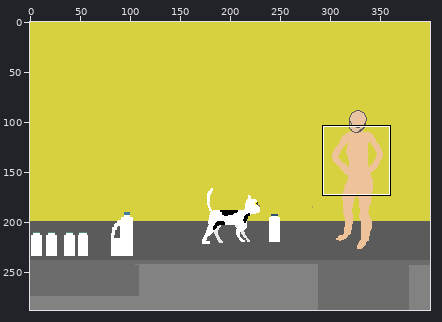
Two states of a pixel-art file, intro/delivery.aseprite. Above, an overview of the earlier version with the close-up marked.
Close-up. The starting point:
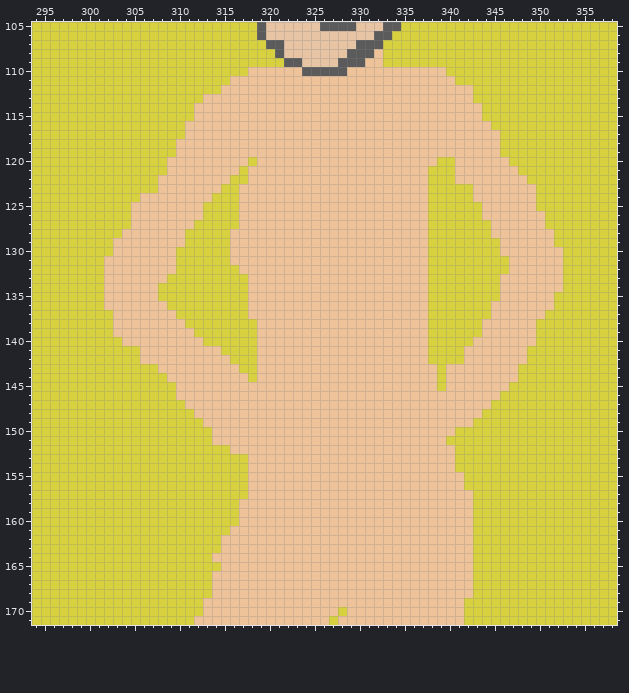
400x288 pixels, 1 frame. Colours within 5 levels of each other are drawn and written as one. Shown: x 294..358, y 105..171.
And afterwards:
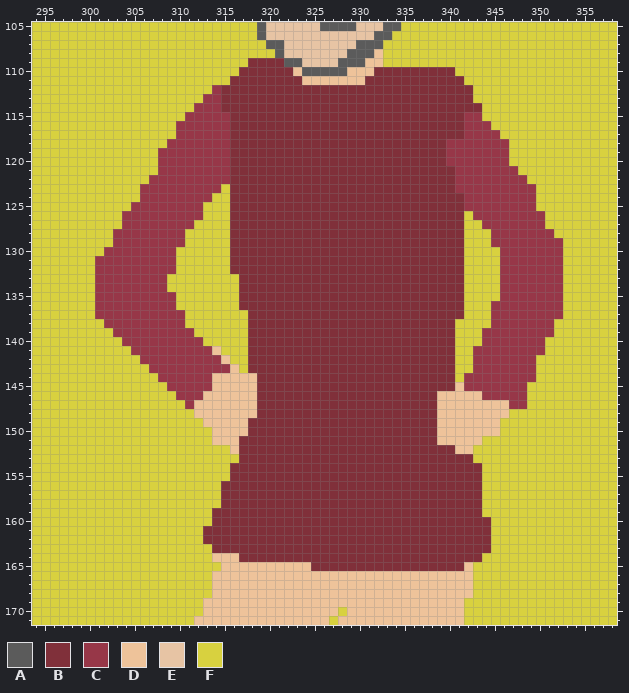
Palette (. is transparent): A #5b5b5b  B #80303a  C #973748  D #eec39a  E #e7c4a4  F #d8d13f
From the commit log: partial delivery art remake
What changed:
layer "shirt" added
layer "shirt_arms" added
Changed rows in their new state; - is an unchanged pixel.
Layers "shirt_arms", "shirt", "shape":
first column x 301:
109 -----------------BBBB-------------------------------
110 ----------------BBBBBB---------BBBBBBBBB------------
111 ---------------BBBBBBBB-------BBBBBBBBBBB-----------
112 -------------CBBBBBBBBBBBBBBBBBBBBBBBBBBBB----------
113 ------------CCBBBBBBBBBBBBBBBBBBBBBBBBBBBB----------
114 -----------CCCBBBBBBBBBBBBBBBBBBBBBBBBBBBBB---------
115 ----------CCCCCBBBBBBBBBBBBBBBBBBBBBBBBBBCC---------
116 ---------CCCCCCBBBBBBBBBBBBBBBBBBBBBBBBBBCCC--------
117 ---------CCCCCCBBBBBBBBBBBBBBBBBBBBBBBBBBCCCC-------
118 --------CCCCCCCBBBBBBBBBBBBBBBBBBBBBBBBCCCCCCC------
119 -------CCCCCCCCBBBBBBBBBBBBBBBBBBBBBBBBCCCCCCC------
120 -------CCCCCCCCBBBBBBBBBBBBBBBBBBBBBBBBCCCCCCC------
121 -------CCCCCCCCBBBBBBBBBBBBBBBBBBBBBBBBBCCCCCCC-----
122 ------CCCCCCCCCBBBBBBBBBBBBBBBBBBBBBBBBBCCCCCCCC----
123 -----CCCCCCCCC-BBBBBBBBBBBBBBBBBBBBBBBBBCCCCCCCCC---
124 -----CCCCCCCC--BBBBBBBBBBBBBBBBBBBBBBBBBBCCCCCCCC---
125 ----CCCCCCCC---BBBBBBBBBBBBBBBBBBBBBBBBBBCCCCCCCC---
126 ---CCCCCCCCC---BBBBBBBBBBBBBBBBBBBBBBBBBB-CCCCCCCC--
127 ---CCCCCCCC----BBBBBBBBBBBBBBBBBBBBBBBBBB--CCCCCCC--
128 --CCCCCCCC-----BBBBBBBBBBBBBBBBBBBBBBBBBB---CCCCCCC-
129 --CCCCCCCC-----BBBBBBBBBBBBBBBBBBBBBBBBBB---CCCCCCCC
130 -CCCCCCCC------BBBBBBBBBBBBBBBBBBBBBBBBBB----CCCCCCC
131 CCCCCCCCC------BBBBBBBBBBBBBBBBBBBBBBBBBB----CCCCCCC
132 CCCCCCCCC------BBBBBBBBBBBBBBBBBBBBBBBBBB----CCCCCCC
133 CCCCCCCC--------BBBBBBBBBBBBBBBBBBBBBBBBB----CCCCCCC
134 CCCCCCCC--------BBBBBBBBBBBBBBBBBBBBBBBBB----CCCCCCC
135 CCCCCCCCC-------BBBBBBBBBBBBBBBBBBBBBBBBB----CCCCCCC
136 CCCCCCCCC-------BBBBBBBBBBBBBBBBBBBBBBBBB---CCCCCCCC
137 CCCCCCCCCC-------BBBBBBBBBBBBBBBBBBBBBBBB---CCCCCCCC
138 -CCCCCCCCC-------BBBBBBBBBBBBBBBBBBBBBBB---FCCCCCCC-
139 --CCCCCCCCC------BBBBBBBBBBBBBBBBBBBBBBB---CCCCCCCC-
140 ---CCCCCCCCC-----BBBBBBBBBBBBBBBBBBBBBBB--FCCCCCCC--
141 ----CCCCCCCCC----BBBBBBBBBBBBBBBBBBBBBBB-FCCCCCCCC--
142 -----CCCCCCCCC---BBBBBBBBBBBBBBBBBBBBBBB-FCCCCCCC---
143 ------CCCCCCCCC--BBBBBBBBBBBBBBBBBBBBBBBFFCCCCCCC---
144 -------CCCCCC----DBBBBBBBBBBBBBBBBBBBBBBFCCCCCCCC---
145 --------CCCCC-----BBBBBBBBBBBBBBBBBBBBBB-CCCCCCC----
146 ---------CCC------BBBBBBBBBBBBBBBBBBBB-----CCCCC----
147 ----------C-------BBBBBBBBBBBBBBBBBBBB------DDCC----
148 ------------------BBBBBBBBBBBBBBBBBBBB-----DDD------
149 -----------------BBBBBBBBBBBBBBBBBBBBB----DDD-------
150 -----------------BBBBBBBBBBBBBBBBBBBBB--DDDDD-------
151 ----------------BBBBBBBBBBBBBBBBBBBBBB-DDDD---------
152 ----------------BBBBBBBBBBBBBBBBBBBBBBBBDD----------
153 ----------------BBBBBBBBBBBBBBBBBBBBBBBBBB----------
154 ---------------BBBBBBBBBBBBBBBBBBBBBBBBBBBB---------
155 ---------------BBBBBBBBBBBBBBBBBBBBBBBBBBBB---------
156 --------------BBBBBBBBBBBBBBBBBBBBBBBBBBBBB---------
157 --------------BBBBBBBBBBBBBBBBBBBBBBBBBBBBB---------
158 --------------BBBBBBBBBBBBBBBBBBBBBBBBBBBBB---------
159 -------------BBBBBBBBBBBBBBBBBBBBBBBBBBBBBB---------
160 -------------BBBBBBBBBBBBBBBBBBBBBBBBBBBBBBB--------
161 ------------BBBBBBBBBBBBBBBBBBBBBBBBBBBBBBBB--------
162 ------------BBBBBBBBBBBBBBBBBBBBBBBBBBBBBBBB--------
163 -------------BBBBBBBBBBBBBBBBBBBBBBBBBBBBBBB--------
164 ----------------BBBBBBBBBBBBBBBBBBBBBBBBBBB---------
165 ------------------------BBBBBBBBBBBBBBBBB-----------
Boxes around the changes in both close-ups, in picture pixels (x1, y1, x2, y2):
changed: (95, 58, 563, 571)
